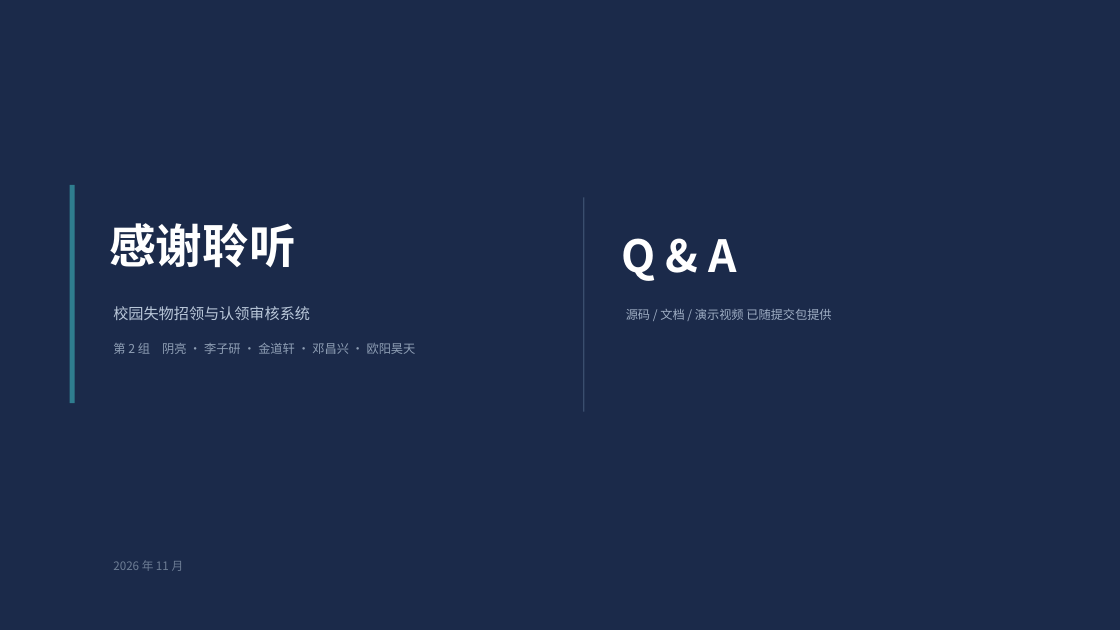
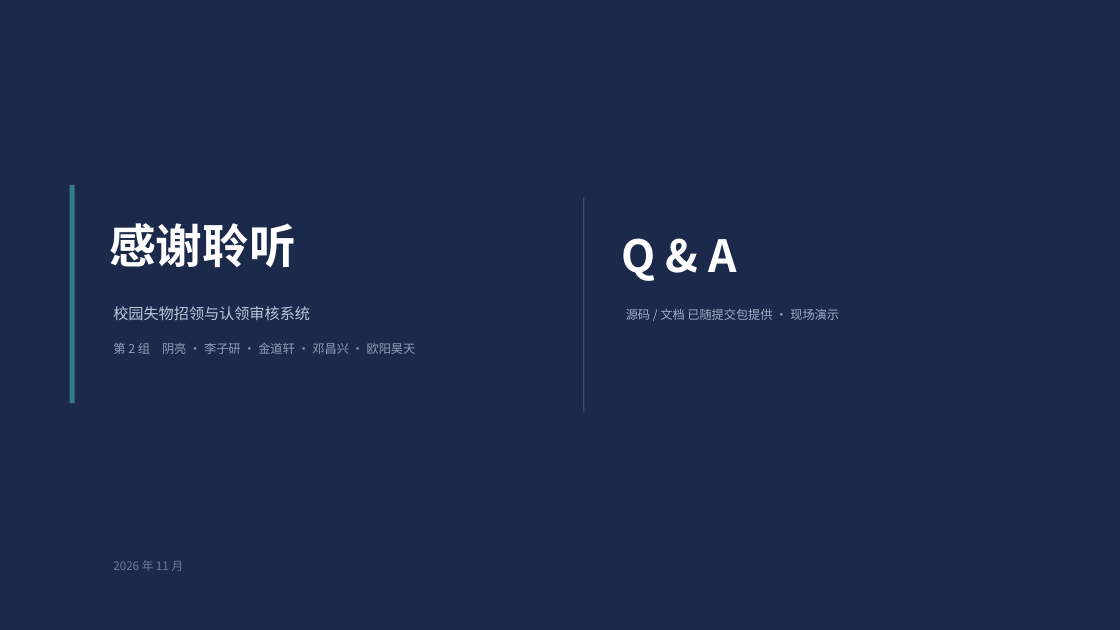
Before and after one commit to wbdgbkbdjsj/campus-lost-and-found, a slide deck: slide 16 of 校园失物招领-第2组/doc/25-答辩PPT-第2组.pptx. Drawn at 1120x630 pixels with LibreOffice and Linux fonts; fonts in the diff are those of the drawing. Boxes give left, top, right and bottom in pixels: in the first picture for what was removed or moved away, otherwise in the second. Text is boxed around its words. In the diff, an @@ line names an element or a change of style, - is before the commit and + after.

```diff
--- a/校园失物招领-第2组/doc/25-答辩PPT-第2组.pptx
+++ b/校园失物招领-第2组/doc/25-答辩PPT-第2组.pptx
@@ text at [626,309,839,320]: text changed @@
-源码 / 文档 / 演示视频 已随提交包提供
+源码 / 文档 已随提交包提供 · 现场演示
```
Also in this commit, not shown: 4 other files.
